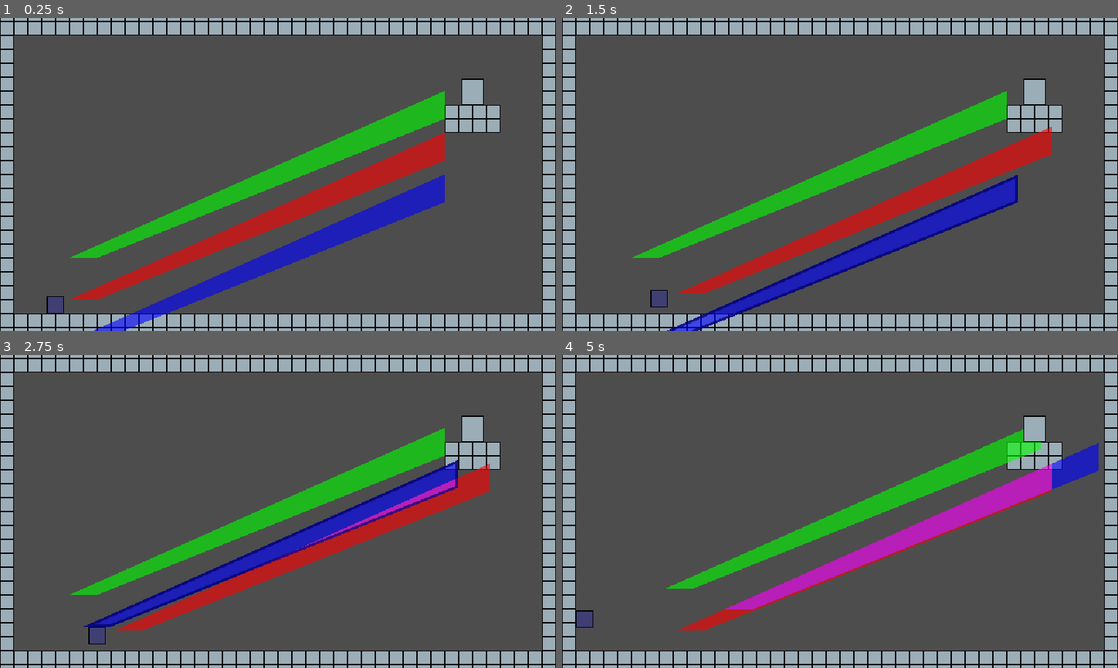
Above: before the commit, frames 1-4 (two rows, left to right).
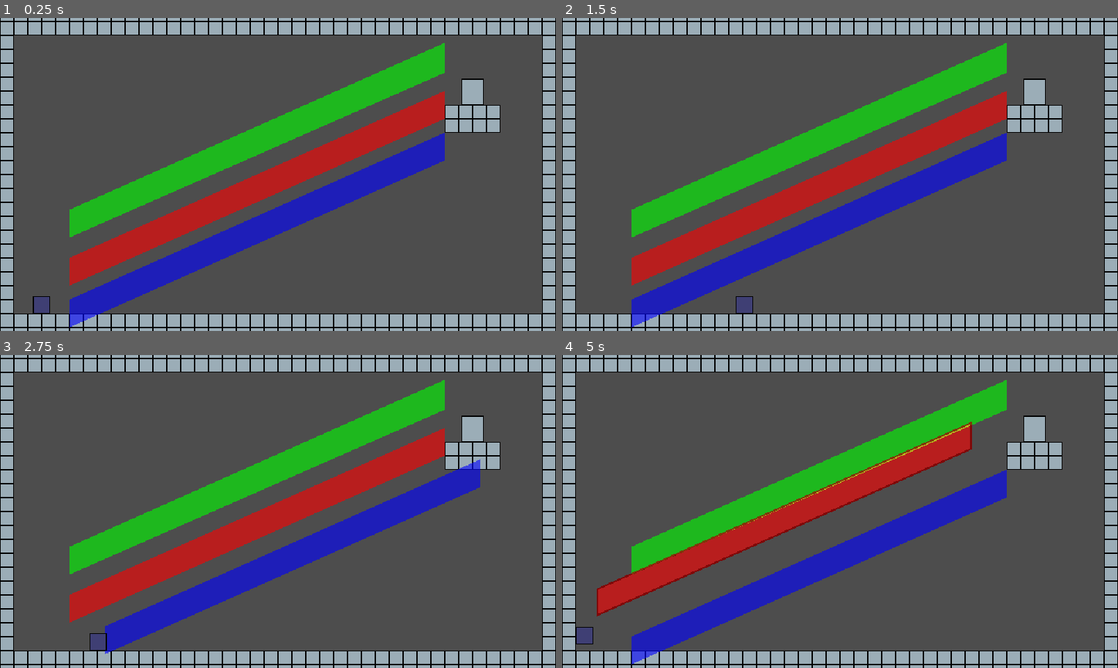
Above: after the commit, the same moments.

Repository: robotmaster/game-off-2026
Game: Godot game, scene res://scenes/rooms/room1.tscn
The game is run twice, just before and just after one commit, with the same random seed, the same clock (stepped at 60 frames per second) and the same inputs.
Inputs:
- Up to frame 1 (0.25 s): no input
- Up to frame 2 (1.5 s): tap Enter at 0.5 s; hold Right (right) from 0.53 s (still down); tap X (switch_edit, bound only after the commit) at 0.6 s; tap Up (up) at 0.77, 1.07 s; tap Tab (switch_edit, bound only before the commit) at 0.8, 1.35 s
- Up to frame 3 (2.75 s): tap Up (up) at 1.52, 1.82 s; tap Z (toggle_play, bound only after the commit) at 1.55, 2.1 s; release Right (right) at 2.03 s; hold Left (left) from 2.03 s (still down); hold Up (up) from 2.03 s (still down)
- Up to frame 4 (5 s): release Left (left) at 2.78 s; release Up (up) at 2.78 s; hold Right (right) 2.78-4.28 s; tap Up (up) at 2.85, 3.02, 3.32, 3.77, 4.07, 4.52, 4.82 s; tap X (switch_edit, bound only after the commit) at 3.05, 3.6 s; tap Tab (switch_edit, bound only before the commit) at 3.8, 4.35 s; tap R (reset, bound only after the commit) at 4.15 s; hold Left (left) from 4.28 s (still down); tap Z (toggle_play, bound only after the commit) at 4.55 s

The runs differ from the first frame. In frame 1, 22% of the frame differs, in the area x 5-80%, y 8-100%; in frame 2, 24%; in frame 3, 20%; in frame 4, 24%, in the area x 2-97%, y 8-99%.

Commit message:
added ending detection

Diff:
--- a/game-off-2026/project.godot
+++ b/game-off-2026/project.godot
@@ -62,7 +62,17 @@
 }
 switch_edit={
 "deadzone": 0.2,
-"events": [Object(InputEventKey,"resource_local_to_scene":fa …(140 unchanged characters)… d":false,"keycode":0,"physical_keycode":4194306,"key_label":0,"unicode":0,"location":0,"echo":false,"script":null)
+"events": [Object(InputEventKey,"resource_local_to_scene":fa …(140 unchanged characters)… d":false,"keycode":0,"physical_keycode":88,"key_label":0,"unicode":120,"location":0,"echo":false,"script":null)
+]
+}
+toggle_play={
+"deadzone": 0.2,
+"events": [Object(InputEventKey,"resource_local_to_scene":false,"resource_name":"","device":-1,"window_id":0,"alt_pressed":false,"shift_pressed":false,"ctrl_pressed":false,"meta_pressed":false,"pressed":false,"keycode":0,"physical_keycode":90,"key_label":0,"unicode":122,"location":0,"echo":false,"script":null)
+]
+}
+reset={
+"deadzone": 0.2,
+"events": [Object(InputEventKey,"resource_local_to_scene":false,"resource_name":"","device":-1,"window_id":0,"alt_pressed":false,"shift_pressed":false,"ctrl_pressed":false,"meta_pressed":false,"pressed":false,"keycode":0,"physical_keycode":82,"key_label":0,"unicode":114,"location":0,"echo":false,"script":null)
 ]
 }
 
--- a/game-off-2026/scenes/room.tscn
+++ b/game-off-2026/scenes/room.tscn
@@ -7,7 +7,7 @@
 [ext_resource type="PackedScene" uid="uid://dxg36kacwicgt" path="res://scenes/player.tscn" id="4_qvc4m"]
 [ext_resource type="PackedScene" uid="uid://yprk1w2gy2vs" path="res://scenes/exit.tscn" id="5_jn645"]
 [ext_resource type="Script" uid="uid://ck3epd51kkhqq" path="res://scripts/polygon_parent.gd" id="5_qvc4m"]
-[ext_resource type="Script" uid="uid://qsfnwordlsme" path="res://scripts/polygon_other_draws.gd" id="6_7dqbv"]
+[ext_resource type="Script" uid="uid://qsfnwordlsme" path="res://scripts/current_polygon_outline.gd" id="6_7dqbv"]
 
 [sub_resource type="ShaderMaterial" id="ShaderMaterial_277jj"]
 shader = ExtResource("3_jn645")
@@ -21,9 +21,6 @@
 
 [sub_resource type="CanvasItemMaterial" id="CanvasItemMaterial_7dqbv"]
 blend_mode = 1
-
-[sub_resource type="CanvasItemMaterial" id="CanvasItemMaterial_ybpoa"]
-blend_mode = 2
 
 [sub_resource type="GDScript" id="GDScript_277jj"]
 script/source = "extends Camera2D
@@ -77,14 +74,12 @@
 script = ExtResource("6_7dqbv")
 Room = NodePath("../..")
 
-[node name="Polygon2D" type="Polygon2D" parent="Polygons/CurrentPolygonOutline" unique_id=1055243958]
-material = SubResource("CanvasItemMaterial_ybpoa")
-
 [node name="Camera2D" type="Camera2D" parent="." unique_id=978009330]
 zoom = Vector2(3, 3)
 script = SubResource("GDScript_277jj")
 
 [node name="Exit" parent="." unique_id=1218272071 instance=ExtResource("5_jn645")]
 
-[node name="Player" parent="." unique_id=1936053006 node_paths=PackedStringArray("Room") instance=ExtResource("4_qvc4m")]
+[node name="Player" parent="." unique_id=1936053006 node_paths=PackedStringArray("Room", "Exit") instance=ExtResource("4_qvc4m")]
 Room = NodePath("..")
+Exit = NodePath("../Exit")
--- a/game-off-2026/scenes/rooms/room1.tscn
+++ b/game-off-2026/scenes/rooms/room1.tscn
@@ -9,21 +9,25 @@
 
 [node name="Polygon2D" type="Polygon2D" parent="Polygons/PolygonCanvas/Red" parent_id_path=PackedInt32Array(349891011) index="0" unique_id=1621396020]
 use_parent_material = true
+position = Vector2(0, -48)
 color = Color(1, 0, 0, 1)
-polygon = PackedVector2Array(192, -48, 192, -16, -208, 144, -240, 144)
+polygon = PackedVector2Array(192, -48, 192, -16, -240, 176, -240, 144)
 
 [node name="Polygon2D" type="Polygon2D" parent="Polygons/PolygonCanvas/Blue" parent_id_path=PackedInt32Array(1709256072) index="0" unique_id=1219641244]
 use_parent_material = true
+position = Vector2(0, -48)
 color = Color(0, 0, 1, 1)
-polygon = PackedVector2Array(192, 0, 192, 32, -208, 192, -240, 192)
+polygon = PackedVector2Array(192, 0, 192, 32, -240, 224, -240, 192)
 
 [node name="Polygon2D" type="Polygon2D" parent="Polygons/PolygonCanvas/Green" parent_id_path=PackedInt32Array(737133991) index="0" unique_id=1848403671]
 use_parent_material = true
+position = Vector2(0, -48)
+scale = Vector2(1, 1.0769231)
 color = Color(0, 1, 0, 1)
-polygon = PackedVector2Array(192, -64, 192, -96, -240, 96, -208, 96)
+polygon = PackedVector2Array(192, -64, 192, -96, -240.00002, 82.28572, -240, 112)
 
 [node name="Exit" parent="." index="3" unique_id=1218272071]
 position = Vector2(224, -80)
 
 [node name="Player" parent="." index="4" unique_id=1936053006]
-position = Vector2(-256, 128)
+position = Vector2(-272, 144)
--- a/game-off-2026/scripts/polygon_other_draws.gd
+++ b/game-off-2026/scripts/current_polygon_outline.gd
@@ -18,6 +18,6 @@
 
 		var polygon_array := polygon_2d.global_transform * polygon_2d.polygon
 
-		var polygon_outline := PolygonTools.make_inwawrd_outline_of_polygon(polygon_array, 3)
+		var polygon_outline := PolygonTools.make_inwawrd_outline_of_polygon(polygon_array, POLYGON_OUTLINE_WIDTH)
 
 		draw_colored_polygon(polygon_outline, POLYGON_OUTLINE_COLOR * polygon_2d.color)
--- a/game-off-2026/scripts/player.gd
+++ b/game-off-2026/scripts/player.gd
@@ -1,8 +1,9 @@
 extends CharacterBody2D
 
 @export var Room : RoomRoot
+@export var Exit : Area2D
 
-const SPEED = 180.0
+const SPEED = 170.0
 const JUMP_VELOCITY = -200.0
 
 const FLOOR_GRAVITY_MULT = 4
@@ -12,9 +13,10 @@
 var _holding_jump_after_jump := false
 
 func _physics_process(delta: float) -> void:
-	if not Room or Room.polygon_editing != 0:
+	if not Room or Room.is_editing:
 		return
 
+	_handle_win()
 	if not Input.is_action_pressed("up"):
 		_holding_jump_after_jump = false
 		%JumpBoostingTimer.stop()
@@ -51,3 +53,8 @@
 		velocity.x = direction * SPEED
 	else:
 		velocity.x = move_toward(velocity.x, 0, SPEED)
+
+func _handle_win() -> void:
+	if Exit.overlaps_body(self):
+		if is_on_floor():
+			Room.go_to_next_room()
--- a/game-off-2026/scripts/room.gd
+++ b/game-off-2026/scripts/room.gd
@@ -1,6 +1,9 @@
 extends Node2D
 class_name RoomRoot
 
+@export var next_room : PackedScene
+
+@export_group("Don't Touch")
 @export var color_1_parent : Node2D
 @export var color_2_parent : Node2D
 @export var color_3_parent : Node2D
@@ -11,7 +14,8 @@
 var _color_2_polygons : Array[Polygon2D]
 var _color_3_polygons : Array[Polygon2D]
 
-var polygon_editing := 0
+var polygon_editing := 1
+var is_editing := false
 
 func _ready() -> void:
 	_get_children_polygons()
@@ -47,11 +51,16 @@
 		assert(child is Polygon2D, "Child is not polygon2D")
 		_color_3_polygons.append(child)
 
+
 func _physics_process(_delta: float) -> void:
+	if Input.is_action_just_pressed("toggle_play"):
+		is_editing = not is_editing
 	if Input.is_action_just_pressed("switch_edit"):
 		polygon_editing += 1
 		if polygon_editing > 3:
-			polygon_editing = 0
+			polygon_editing = 1
+	if Input.is_action_just_pressed("reset"):
+		reset_room()
 
 	_calculate_polygon_collisions()
 
@@ -92,9 +101,9 @@
 	return overlap
 
 func get_current_polygon_editing() -> Node2D:
+	if not is_editing:
+		return null
 	match polygon_editing:
-		0:
-			return null
 		1:
 			return color_1_parent
 		2:
@@ -103,14 +112,8 @@
 			return color_3_parent
 	return null
 
-func _process(delta: float) -> void:
-	queue_redraw()
+func reset_room() -> void:
+	get_tree().reload_current_scene()
 
-func _draw() -> void:
-	var overlap := _get_overlap_in_polygons()
-
-	var children := intersection_static_body.get_children()
-	for child in children:
-		child.queue_free()
-	for polygon_shape in overlap:
-		draw_colored_polygon(polygon_shape, Color.WHITE)
+func go_to_next_room() -> void:
+	get_tree().change_scene_to_packed(next_room)
Renamed: game-off-2026/scripts/polygon_other_draws.gd.uid -> game-off-2026/scripts/current_polygon_outline.gd.uid
